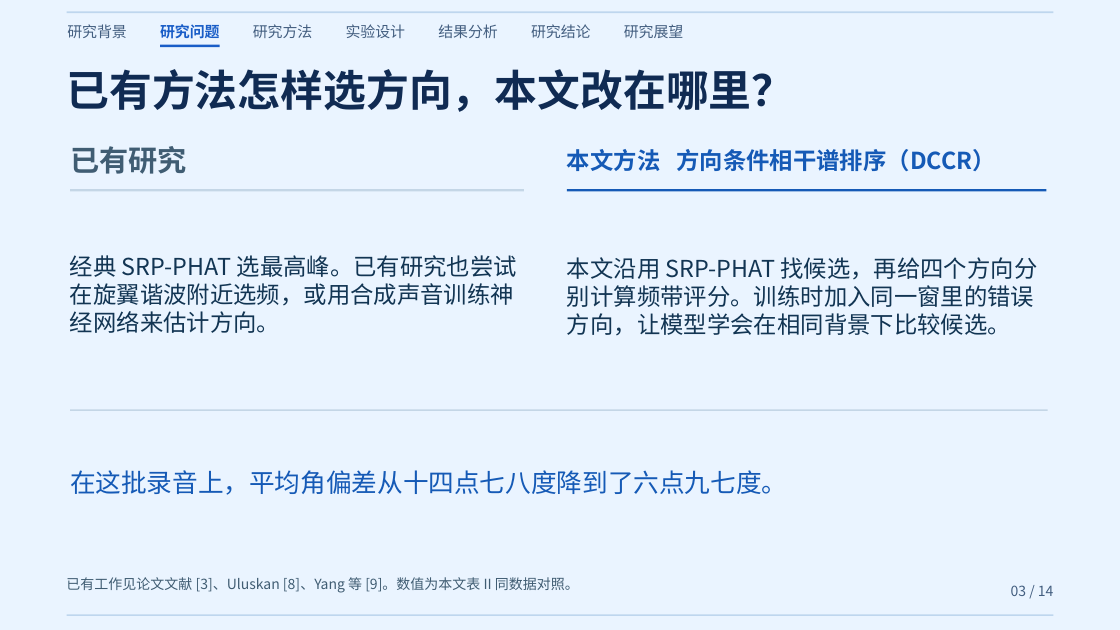
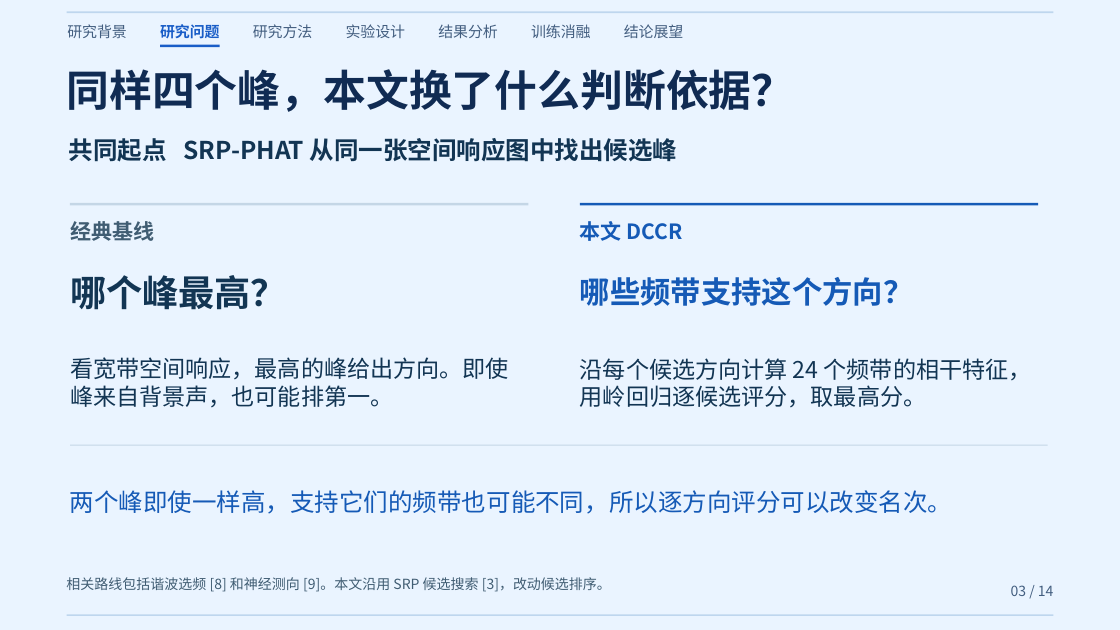
Before and after one commit to coffeeeeffoc/uav-acoustic-detection-localization, a slide deck: slide 3 of paper/公开演讲/研究汇报版/02 研究汇报照读版.pptx. Drawn at 1120x630 pixels with LibreOffice and Linux fonts; fonts in the diff are those of the drawing. Boxes give left, top, right and bottom in pixels: in the first picture for what was removed or moved away, otherwise in the second. Text is boxed around its words. In the diff, an @@ line names an element or a change of style, - is before the commit and + after.

Commit message:
以实测选峰案例和逐窗配对讲清研究贡献

```diff
--- a/paper/公开演讲/研究汇报版/02 研究汇报照读版.pptx
+++ b/paper/公开演讲/研究汇报版/02 研究汇报照读版.pptx
@@ text at bbox=[531, 24, 590, 38]: text changed @@
-研究结论
+训练消融
@@ text at bbox=[624, 24, 683, 38]: text changed @@
-研究展望
+结论展望
@@ text at bbox=[67, 69, 795, 112]: text changed @@
-已有方法怎样选方向，本文改在哪里？
+同样四个峰，本文换了什么判断依据？
@@ text added at bbox=[69, 138, 678, 162], 21 pt, text #123553, bold @@
+共同起点 SRP-PHAT 从同一张空间响应图中找出候选峰
@@ text removed at bbox=[70, 146, 187, 174] @@
-已有研究
@@ text removed at bbox=[567, 149, 996, 171] @@
-本文方法 方向条件相干谱排序（DCCR）
@@ rectangle: place and size @@
-rectangle at bbox=[70, 189, 523, 192]
+rectangle at bbox=[70, 203, 528, 206]
@@ rectangle: place and size @@
-rectangle at bbox=[567, 189, 1047, 192]
+rectangle at bbox=[580, 203, 1038, 206]
@@ text added at bbox=[70, 221, 154, 241], 18 pt, text #405D73, bold @@
+经典基线
@@ text added at bbox=[580, 221, 683, 241], 18 pt, text #155AB6, bold @@
+本文 DCCR
@@ text removed at bbox=[70, 255, 517, 333] @@
-经典 SRP-PHAT 选最高峰。已有研究也尝试在旋翼谐波附近选频，或用合成声音训练神经网络来估计方向。
@@ text removed at bbox=[567, 257, 1037, 336] @@
-本文沿用 SRP-PHAT 找候选，再给四个方向分别计算频带评分。训练时加入同一窗里的错误方向，让模型学会在相同背景下比较候选。
@@ text added at bbox=[70, 275, 287, 310], 31 pt, text #123553, bold @@
+哪个峰最高？
@@ text added at bbox=[580, 277, 914, 306], 26 pt, text #155AB6, bold @@
+哪些频带支持这个方向？
@@ text added at bbox=[70, 357, 509, 408], 19.8 pt, text #123553 @@
+看宽带空间响应，最高的峰给出方向。即使峰来自背景声，也可能排第一。
@@ text added at bbox=[580, 358, 1032, 408], 19.8 pt, text #123553 @@
+沿每个候选方向计算 24 个频带的相干特征，用岭回归逐候选评分，取最高分。
@@ rectangle: place and size @@
-rectangle at bbox=[70, 410, 1048, 412]
+rectangle at bbox=[70, 444, 1048, 445]
@@ text removed at bbox=[70, 470, 787, 495] @@
-在这批录音上，平均角偏差从十四点七八度降到了六点九七度。
@@ text added at bbox=[70, 490, 952, 514], 21 pt, text #155AB6 @@
+两个峰即使一样高，支持它们的频带也可能不同，所以逐方向评分可以改变名次。
@@ text at bbox=[66, 577, 611, 592]: text changed @@
-已有工作见论文文献 [3]、Uluskan [8]、Yang 等 [9]。数值为本文表 II 同数据对照。
+相关路线包括谐波选频 [8] 和神经测向 [9]。本文沿用 SRP 候选搜索 [3]，改动候选排序。
```
Also in this commit, not shown: 12 other slides changed, 3 other files.
